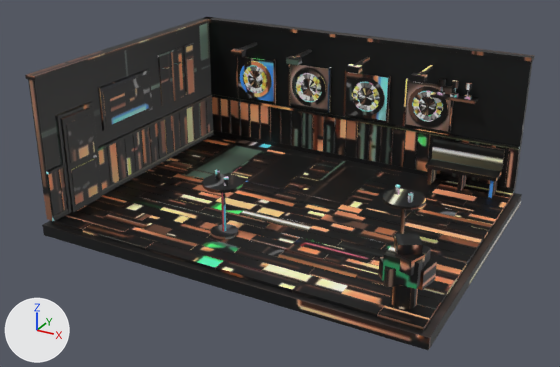
The glTF model scheibenraum.glb, before and after one commit.
Before and after are seen from a 50 mm lens placed at (11.05, -16.35, 7.15), pointed at (3.91, -3.37, 0.66). Arrows for +X, +Y and +Z are at lower left; the lights stay in place. The picture after the commit comes second. Vertices at exactly the same position are counted once.

Names of what the first picture shows: 'Scheibenraum'.
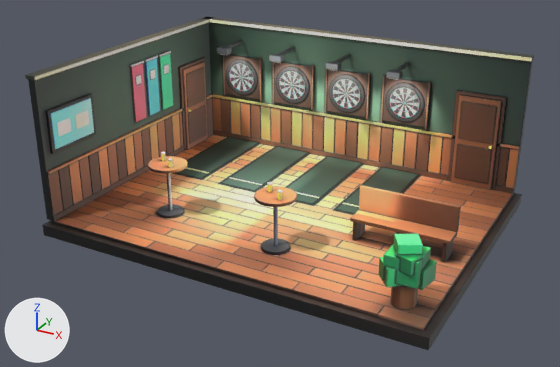
Where the change shows, as pixel boxes [x1, y1, x2, y2] in the pictures (560 x 367 px; the box of a moved part takes in the faces that stretch with it):
```json
{"part": 1, "of": "me_scheibenraum_001", "change": "rebuilt", "before": [240, 61, 272, 97], "after": [226, 59, 258, 95]}
{"part": 2, "of": "me_scheibenraum_001", "change": "rebuilt", "before": [345, 72, 388, 121], "after": [326, 70, 368, 118]}
{"part": 3, "of": "me_scheibenraum_001", "change": "deleted", "before": [55, 42, 505, 251]}
{"part": 4, "of": "me_scheibenraum_001", "change": "moved or reshaped", "before": [28, 17, 535, 350], "after": [45, 40, 531, 293]}
{"part": 5, "of": "me_scheibenraum_001", "change": "surface changed", "before": [25, 17, 535, 350], "after": [25, 17, 535, 350], "on screen": "lighter"}
```

Edits to the scene script, one JSON object a line:
```json
{"block": "me_scheibenraum_001", "where": "# used by ob_scheibenraum; location = (0.0, 0.0, 0.0)"}
{"op": "remove", "block": "me_scheibenraum_001", "code": "me_scheibenraum_001.from_pydata(...)  # 18260 vertices, 35163 faces; spans x -0.2..8.15, y -6.15..0.2, z -0.3..3.08"}
{"op": "add", "block": "me_scheibenraum_001", "code": "me_scheibenraum_001.from_pydata(...)  # 8532 vertices, 15715 faces; spans x -0.2..8.15, y -6.15..0.2, z -0.3..3.08"}
{"block": "me_scheibenraum_001", "change": "me_scheibenraum_001 part 1: the loose piece of 192 vertices spanning x 0.94..1.86, y -0.1..-0.07, z 1.26..2.18 is rebuilt with 128 vertices and now spans x 0.54..1.46, y -0.1..-0.07, z 1.26..2.18"}
{"block": "me_scheibenraum_001", "change": "me_scheibenraum_001 part 2: the loose piece of 56 vertices spanning x 3.88..4.92, y -0.08..-0.04, z 1.2..2.24 is rebuilt with 24 vertices and now spans x 3.38..4.42, y -0.08..-0.04, z 1.2..2.24"}
{"block": "me_scheibenraum_001", "change": "me_scheibenraum_001 part 3: 86 loose pieces with 6718 vertices, spanning x -0.02..7.7, y -5.58..0.0, z 0.0..2.65, are deleted"}
{"block": "me_scheibenraum_001", "change": "me_scheibenraum_001 part 4: 459 vertices moved within x 0.0..8.0, y -6.0..0.0, z -0.06..2.1; 7097 vertices removed from x -0.2..8.15, y -6.15..0.2, z -0.3..3.08; 4183 vertices added at x 0.0..7.7, y -5.85..0.0, z 0.0..2.65"}
{"block": "me_scheibenraum_001", "change": "me_scheibenraum_001 part 5: 1800 kept faces spanning x -0.2..8.15, y -6.15..0.2, z -0.3..3.08 get new texture (UV) coordinates"}
```
